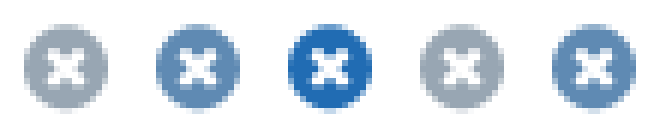
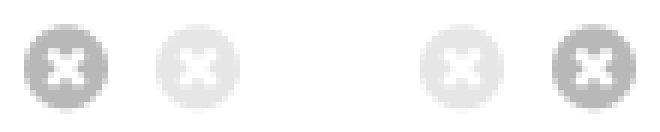
Revision of a layered 660×132 image; what changed, layer by layer:
painted on (unnamed layer) (1st of 5) over [552, 24, 636, 114]
painted on (unnamed layer) (2nd of 5) over [420, 24, 504, 114]
painted on (unnamed layer) (3rd of 5) over [24, 24, 108, 114]
painted on (unnamed layer) (4th of 5) over [156, 24, 240, 114]
painted on (unnamed layer) (5th of 5) over [288, 24, 372, 114]
